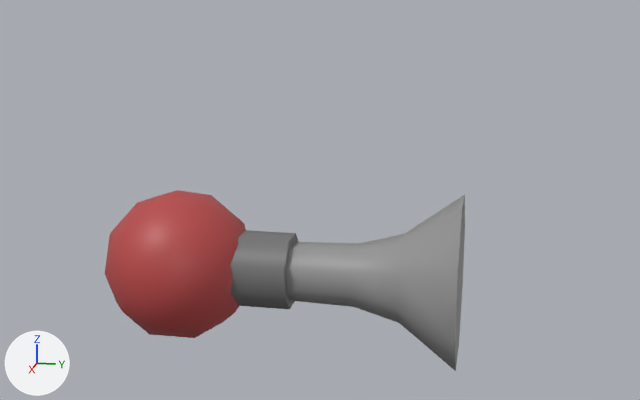
The FBX model Assets/Art/Models/Items/Cosmetic/BikeHorn.fbx: old version first, new version second.
Rendered twice from a camera (50 mm lens) standing at (0.687, 0.259, 0.315) and looking at (-0.466, 0.028, 0.027). Every picture has the same lights, and +X, +Y and +Z are marked at lower left. Where no turn or scale is listed for an object, it has been applied to the vertices.

The first picture shows 'BikeHorn'.
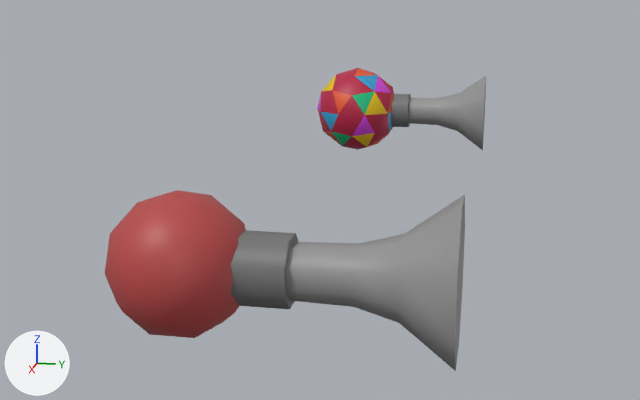
The newer file is also rescaled (x1.03), turned or shifted as a whole; pictures and numbers use the older file's frame.

Changed parts and their boxes (x1, y1, x2, y2) in the pictures (640 x 400 px):
'ConfettiHorn', added
    after: (318, 68, 486, 150)

Patch to the scene script:
```diff
--- a/Assets/Art/Models/Items/Cosmetic/BikeHorn.fbx.py
+++ b/Assets/Art/Models/Items/Cosmetic/BikeHorn.fbx.py
@@ me_confettihorn @@
+me_confettihorn.from_pydata(...)  # 98 vertices, 129 faces; spans x -0.074..0.074, y -0.078..0.236, z -0.078..0.078
+me_confettihorn.materials.append(mat_palette05)  # picture img_palette05_png
@@ ob_confettihorn @@
+ob_confettihorn = bpy.data.objects.new('ConfettiHorn', me_confettihorn)
+ob_confettihorn.location = (-0.971, 0.0, 0.082)
```
